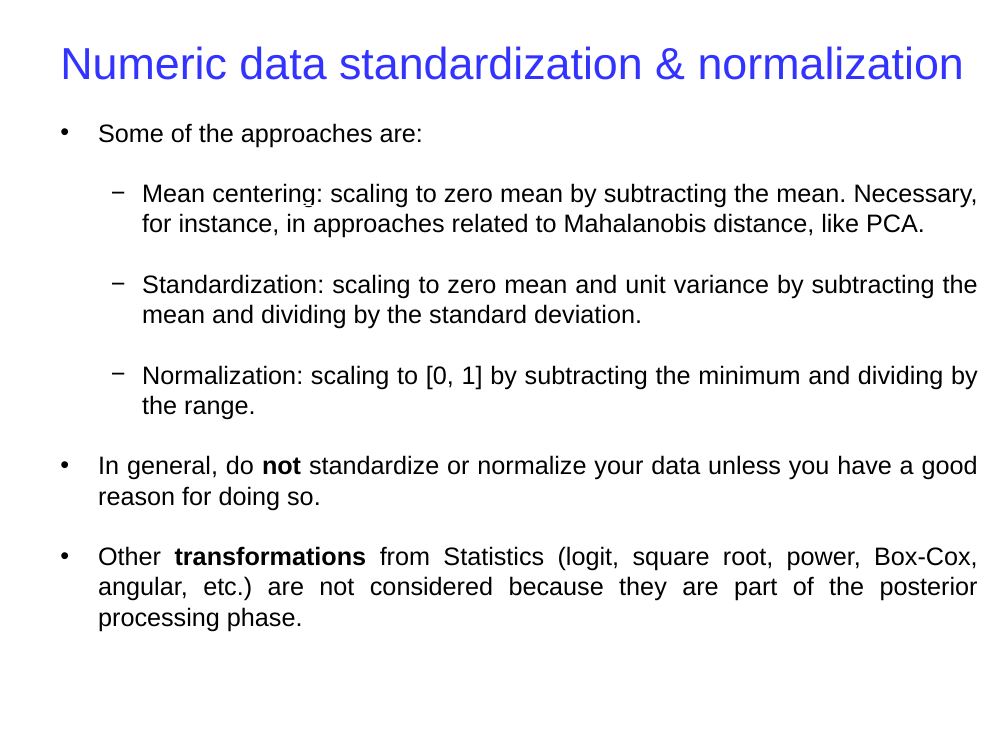
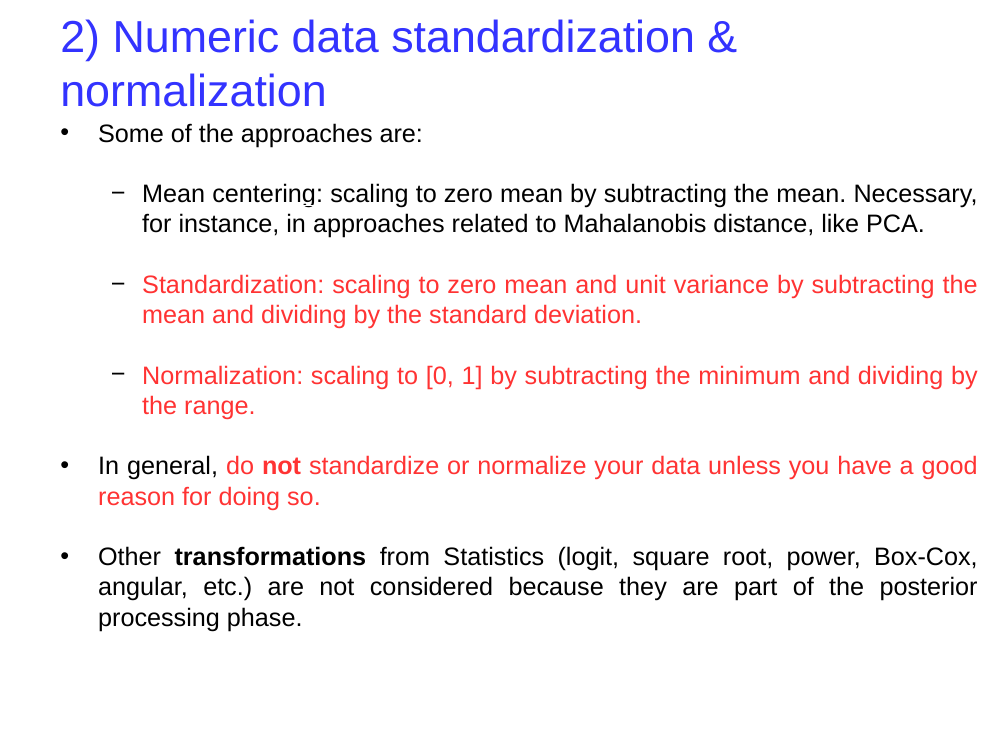
Before and after one commit to ceelch/Introduction_ML_2018_BCAM, a slide deck: slide 22 of Preprocessing_2019/Slides/Preprocessing-2019.odp. Drawn at 1008x756 pixels with LibreOffice and Linux fonts; fonts in the diff are those of the drawing; background and template pictures are left out. Boxes give left, top, right and bottom in pixels: in the first picture for what was removed or moved away, otherwise in the second. Text is boxed around its words. In the diff, an @@ line names an element or a change of style, - is before the commit and + after.

```diff
--- a/Preprocessing_2019/Slides/Preprocessing-2019.odp
+++ b/Preprocessing_2019/Slides/Preprocessing-2019.odp
@@ text at <box>60,19,695,107</box>: text changed @@
-Numeric data standardization & normalization
+2) Numeric data standardization & normalization
@@ text at <box>98,274,978,510</box>: text colour #000000 to #FF3333 in "Standardization: scaling to zero mean and unit ...", "Normalization: scaling to [0, 1] by subtracting ...", "do not standardize or normalize your data ..." @@
```
Also in this commit, not shown: 23 other slides changed, 3 other files.
